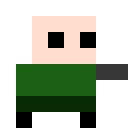
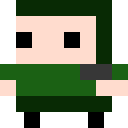
Revision of a layered 128×128 image; what changed, layer by layer:
added layer "5l" above "0p" over [0, 0, 128, 128]
renamed "Warstwa" to "0p", hid it, painted on it over [0, 0, 128, 128]
